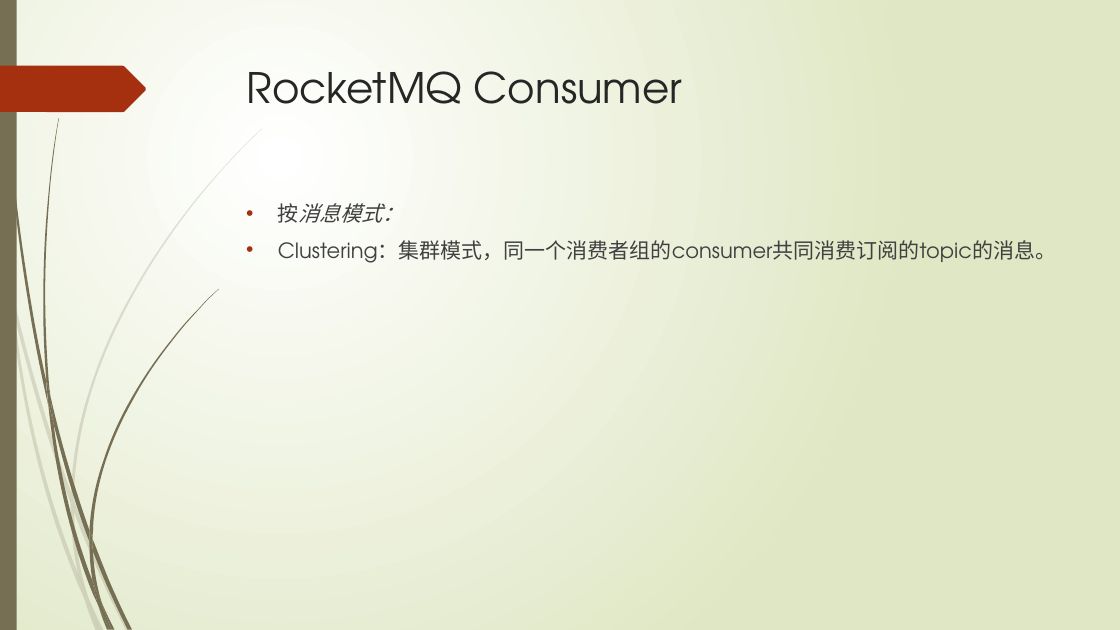
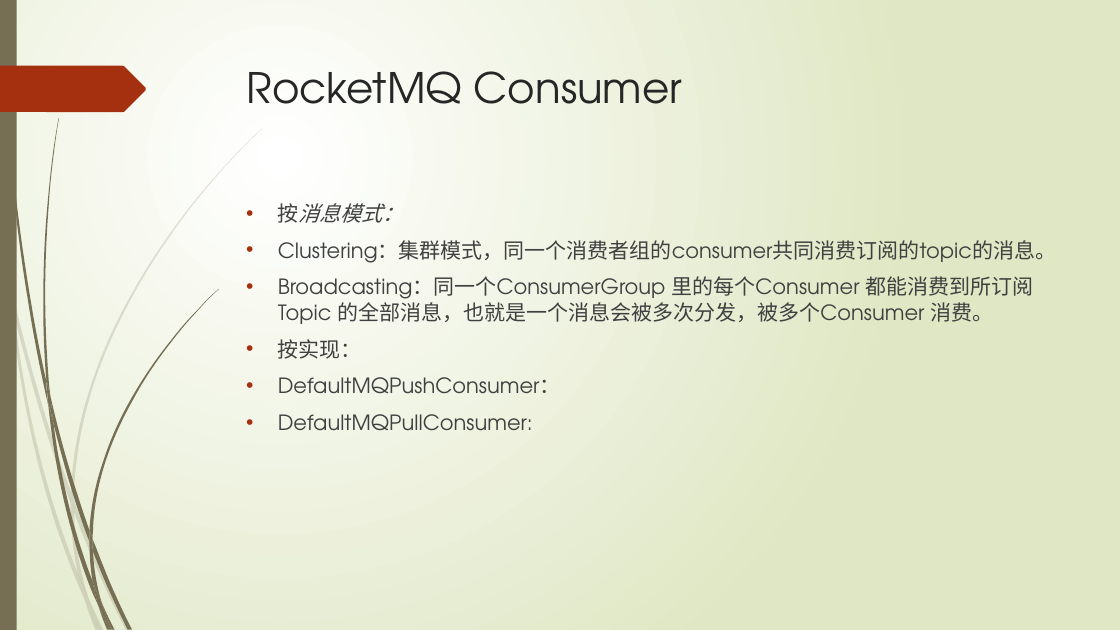
Before and after one commit to xljnc/rocketmqLearning, a slide deck: slide 7 of doc/RocketMQ简介.pptx. Drawn at 1120x630 pixels with LibreOffice and Linux fonts; fonts in the diff are those of the drawing. Boxes give left, top, right and bottom in pixels: in the first picture for what was removed or moved away, otherwise in the second. Text is boxed around its words. In the diff, an @@ line names an element or a change of style, - is before the commit and + after.

Commit message:
RocketMQ简介.pptx by qiyu 2021-04-26

```diff
--- a/doc/RocketMQ简介.pptx
+++ b/doc/RocketMQ简介.pptx
@@ text at [278,276,1033,431]: paragraphs added @@
+• Broadcasting：同一个ConsumerGroup 里的每个Consumer 都能消费到所订阅Topic 的全部消息，也就是一个消息会被多次分发，被多个Consumer 消费。
+• 按实现：
+• DefaultMQPushConsumer：
+• DefaultMQPullConsumer:
```
Also in this commit, not shown: 1 slide added.
